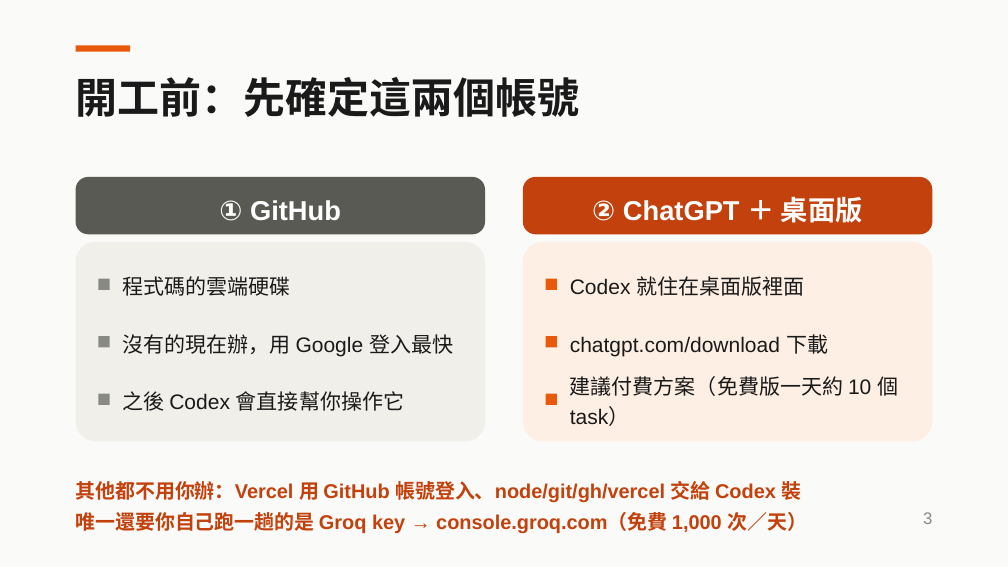
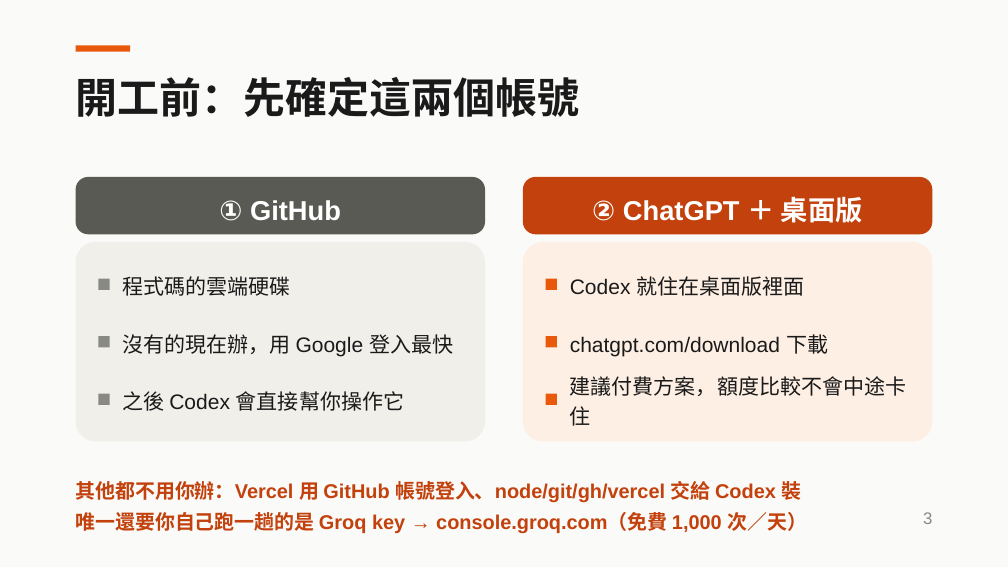
Before and after one commit to aaron20010920/unext-ai-dev-workshop, a slide deck: slide 3 of slides/2026-08-13-AI開發實戰.pptx. Drawn at 1008x567 pixels with LibreOffice and Linux fonts; fonts in the diff are those of the drawing. Boxes give left, top, right and bottom in pixels: in the first picture for what was removed or moved away, otherwise in the second. Text is boxed around its words. In the diff, an @@ line names an element or a change of style, - is before the commit and + after.

```diff
--- a/slides/2026-08-13-AI開發實戰.pptx
+++ b/slides/2026-08-13-AI開發實戰.pptx
@@ text at box(570, 376, 907, 426): text changed @@
-建議付費方案（免費版一天約 10 個 task）
+建議付費方案，額度比較不會中途卡住
```
Also in this commit, not shown: 5 other slides changed, 3 other files.
